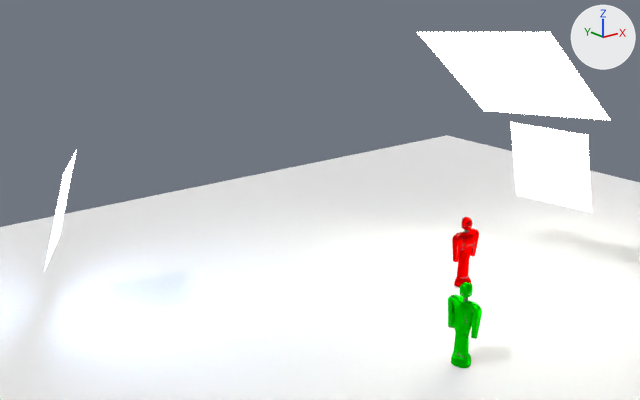
One commit to the Blender file blenderfiles/Roboter - Fight.blend: the scene before it, then after it.
Rendered twice from a 50 mm camera at (-120.2, -106.1, 66.6) aimed at (-26.2, 11.3, 19.6). Every picture has the same lights, and +X, +Y and +Z are marked at upper right.

Before the edit, the objects in view are built like this:
```python
me_cube_001 = bpy.data.meshes.new('Cube.001')
me_cube_001.from_pydata(...)  # 216 vertices, 214 faces; spans x -3.15..3.15, y -1.5..1.64, z -12.24..-1.27
me_cube_001.materials.append(mat_material)
me_plane = bpy.data.meshes.new('Plane')
me_plane.from_pydata([(1.0, 1.0, 0.0), (1.0, -1.0, 0.0), (-1.0, -1.0, 0.0), (-1.0, 1.0, 0.0)], [], [(0, 3, 2, 1)])
me_plane.materials.append(mat_lamp)  # white #e7e6d9
me_plane_004 = bpy.data.meshes.new('Plane.004')
me_plane_004.from_pydata([(1.0, 1.0, 0.0), (1.0, -1.0, 0.0), (-1.0, -1.0, 0.0), (-1.0, 1.0, 0.0)], [], [(0, 3, 2, 1)])
me_plane_004.materials.append(mat_lamp_001)  # blue #b9c8e7
ob_green = bpy.data.objects.new('Green', me_cube_001)
ob_green.location = (-23.6, -21.4, 12.3)
ob_green.rotation_euler = (0.0, 0.0, -4.712)  # degrees (0, 0, -270)
_m = ob_green.modifiers.new('Subsurf', 'SUBSURF')
_m.levels = 2
_m.render_levels = 4
ob_lampe1 = bpy.data.objects.new('Lampe1', me_plane)
ob_lampe1.location = (23.9, -0.2, 19.7)
ob_lampe1.rotation_euler = (0.0, 1.309, 0.142)  # degrees (0, 75, 8.1)
ob_lampe1.scale = (8.54, 8.54, 8.54)
ob_lampe1_001 = bpy.data.objects.new('Lampe1.001', me_plane_004)
ob_lampe1_001.location = (-63.9, 35.7, 19.7)
ob_lampe1_001.rotation_euler = (0.0, 1.309, 2.597)  # degrees (0, 75, 149)
ob_lampe1_001.scale = (8.54, 8.54, 8.54)
# also in view: 'Floor' at (0.0, 0.0, 0.0); 'Lampe1.002' at (10.5, -0.2, 39.3); 'Red' at (0.0, 0.0, 5.6)
```
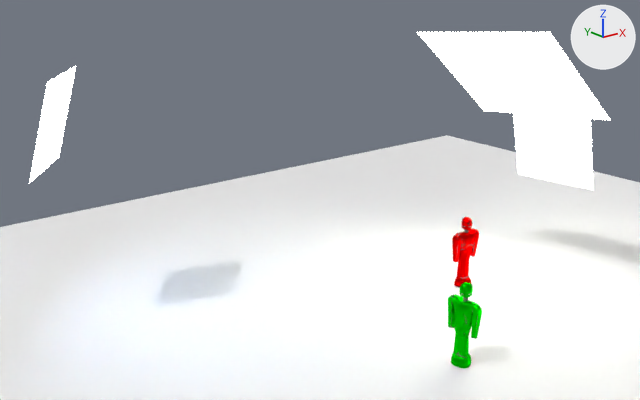
What the commit changed:
Object 'Lampe1.001' (ob_lampe1_001) moves from (-63.9, 35.7, 19.7) to (-63.9, 35.7, 34.6).
Object 'Lampe1.001' (ob_lampe1_001) turns from (0, 75, 149) to (0, 75, 141) degrees about x, y and z.
Object 'Lampe1' (ob_lampe1) moves from (23.9, -0.2, 19.7) to (23.9, -0.2, 24.2).

Boxes [x1, y1, x2, y2] around the edits, measured in the pictures (640 x 400 px):
'Lampe1', moved: before [510, 122, 591, 212]; after [513, 113, 593, 190]
'Lampe1.001', moved, turned: before [44, 149, 77, 271]; after [29, 66, 76, 183]
